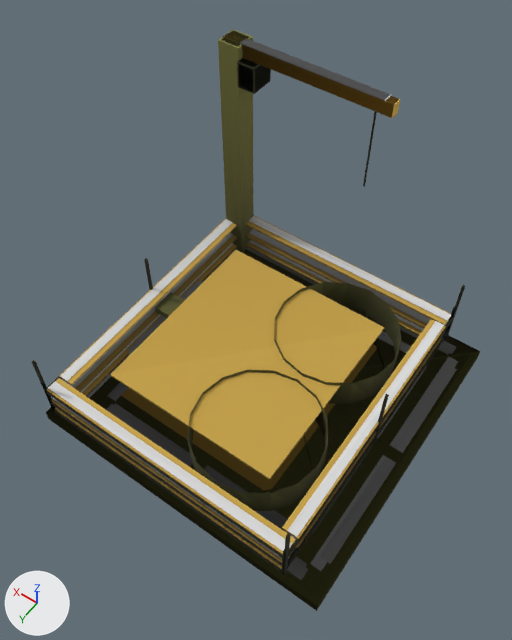
Before and after pictures for a commit that changed the glTF model assets/set_v5/meridian_ore_silo_scaffolding.glb.
Both versions are drawn from a 50 mm camera at (-5.11, 7.72, 14.48) aimed at (0.11, 0.41, 3.0). Every picture has the same lights, and +X, +Y and +Z are marked at lower left. The first picture is the older version. Vertices at exactly the same position are counted once.

In view in the first picture: 'body', 'body.001', 'body.002'.
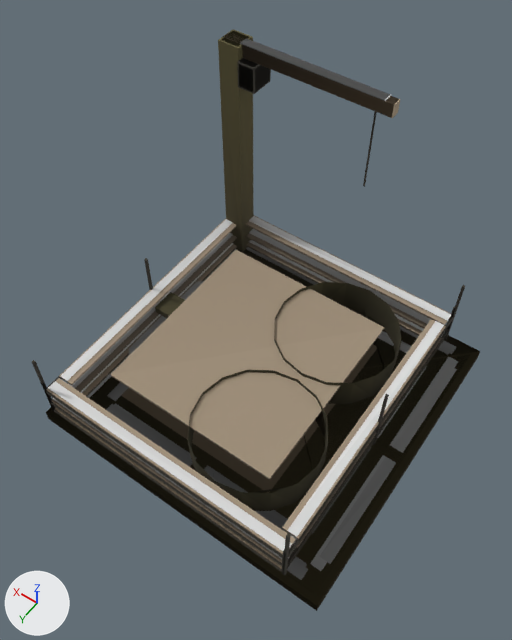
Pixel boxes [x1, y1, x2, y2] of what changed, in the pictures (512 x 640 px):
'body', surface changed, recoloured: [32, 32, 465, 581] in both
'body.001', surface changed: [44, 31, 459, 580] in both
'body.002', surface changed: [87, 29, 457, 571] in both
part 1 of me_mesh_0, recoloured (yellow to beige): [34, 33, 459, 581] in both
part 2 of me_mesh_0, edited (looks the same): [53, 229, 456, 580] in both
part 3 of me_mesh_0, recoloured: [51, 221, 457, 575] in both
part 4 of me_mesh_0, recoloured: [32, 32, 465, 575] in both

Patch to the scene script:
```diff
--- a/assets/set_v5/meridian_ore_silo_scaffolding.glb.py
+++ b/assets/set_v5/meridian_ore_silo_scaffolding.glb.py
@@ mat_paint @@
 n2 = _N.new('ShaderNodeMix'); n2.name = 'Mix'
 n2.inputs[0].default_value = 1.0  # 'Factor'
-n2.inputs[7].default_value = (0.841, 0.841, 0.841, 1.0)  # 'B', white #ececec
+n2.inputs[7].default_value = (0.524, 0.524, 0.524, 1.0)  # 'B', light grey #bfbfbf
 n3 = _N.new('ShaderNodeVertexColor'); n3.name = 'Color Attribute'
@@ me_mesh_0 @@
 me_mesh_0.from_pydata(...)  # 696 vertices, 790 faces; spans x -3.7..3.7, y -3.7..3.7, z 0.0..6.42
 # used by ob_body; parent = ob_meridian_ore_silo_scaffolding_lod0; location = (0.0, 0.0, 0.0)
+# me_mesh_0 part 1: 147 faces centred in x -3.47..3.6, y -3.6..3.57, z 0.2..6.4 are repainted in the vertex colours; the middle colour goes from yellow #aaa656 to beige #beb096
+# me_mesh_0 part 2: 183 faces centred in x -3.47..3.47, y -3.47..3.47, z 0.31..0.82 are repainted in the vertex colours; the middle colour goes from grey #888888 to grey #9e9e9e
+# me_mesh_0 part 3: 249 faces centred in x -2.84..3.56, y -3.56..3.56, z 0.3..6.1 are repainted in the vertex colours; the middle colour goes from yellow #928e47 to beige #9f9369
+# me_mesh_0 part 4: 201 faces centred in x -3.7..3.7, y -3.7..3.7, z 0.05..6.4 are repainted in the vertex colours; the middle colour goes from yellow #e7e581 to beige #ede0be
 me_mesh_0.materials.append(mat_paint)
```
